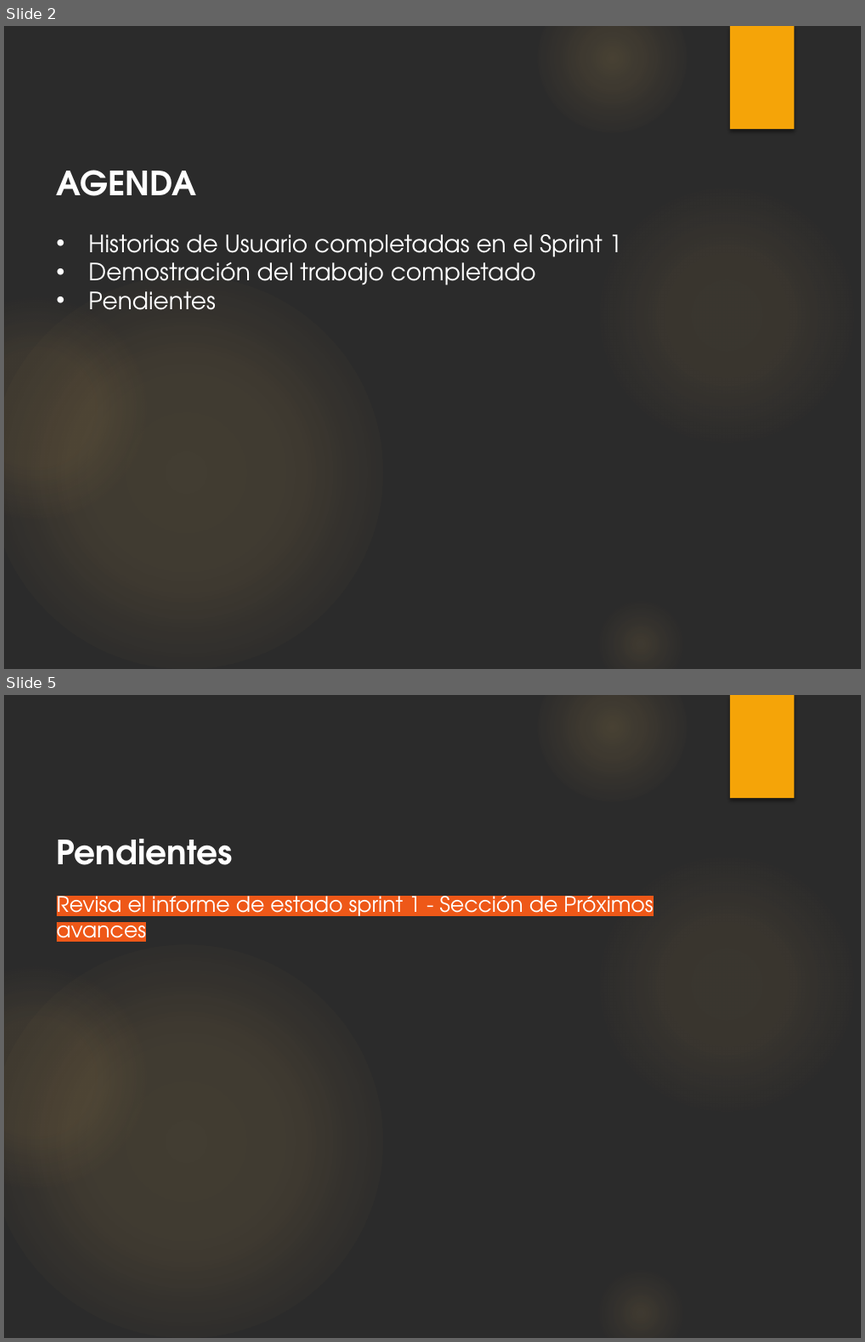
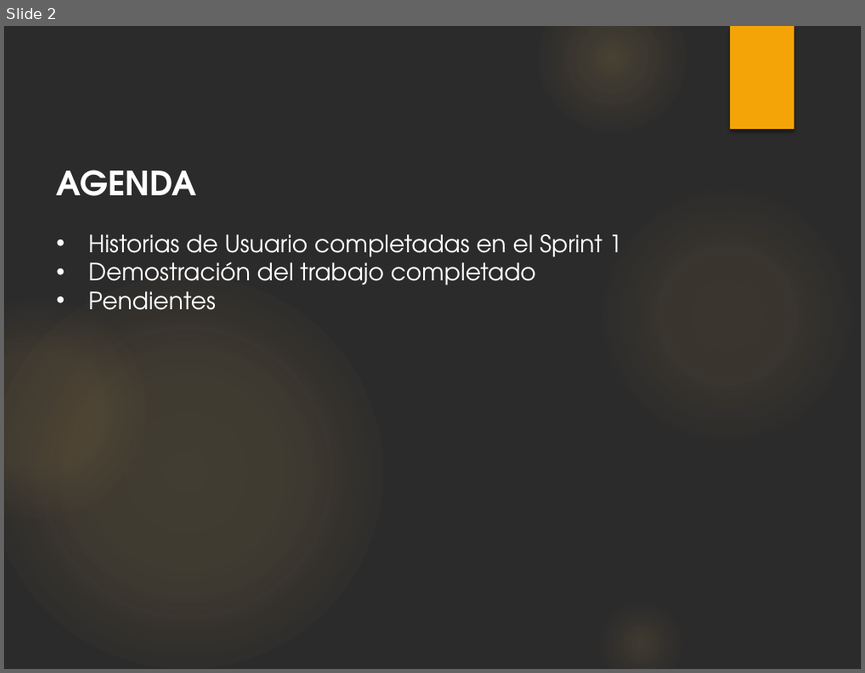
Before and after one commit to chrishvk/Modulo---Informes--TP2, a slide deck: Docs/INSPECCIÓN 3/16052024 - 8. Revisión del Sprint 1.pptx. Shown one above the other, each under a label of ours: slides 2 and 5 before the commit, slide 2 after it; the slides between them are not shown. The pictures are 865x1342 and 865x673 pixels, drawn with LibreOffice and Linux fonts; fonts in the diff are those of the drawing; background and template pictures are left out; a plain dark background stands for a picture behind light text. Boxes give left, top, right and bottom in pixels: in the first picture for what was removed or moved away, otherwise in the second. Text is boxed around its words. In the diff, an @@ line names an element or a change of style, - is before the commit and + after.

```diff
--- a/Docs/INSPECCIÓN 3/16052024 - 8. Revisión del Sprint 1.pptx
+++ b/Docs/INSPECCIÓN 3/16052024 - 8. Revisión del Sprint 1.pptx
@@ slide 5 removed at <box>4,695,861,1338</box>, background picture (left out); not listed: 6 template elements that a slide beside it also shows @@
@@ text removed at <box>57,839,233,865</box> @@
-Pendientes
@@ text removed at <box>57,890,653,947</box> @@
-Revisa el informe de estado sprint 1 - Sección de Próximos avances
```
Also in this commit, not shown: 1 slide changed, 3 slides added, 1 other slide removed, 3 other files.
